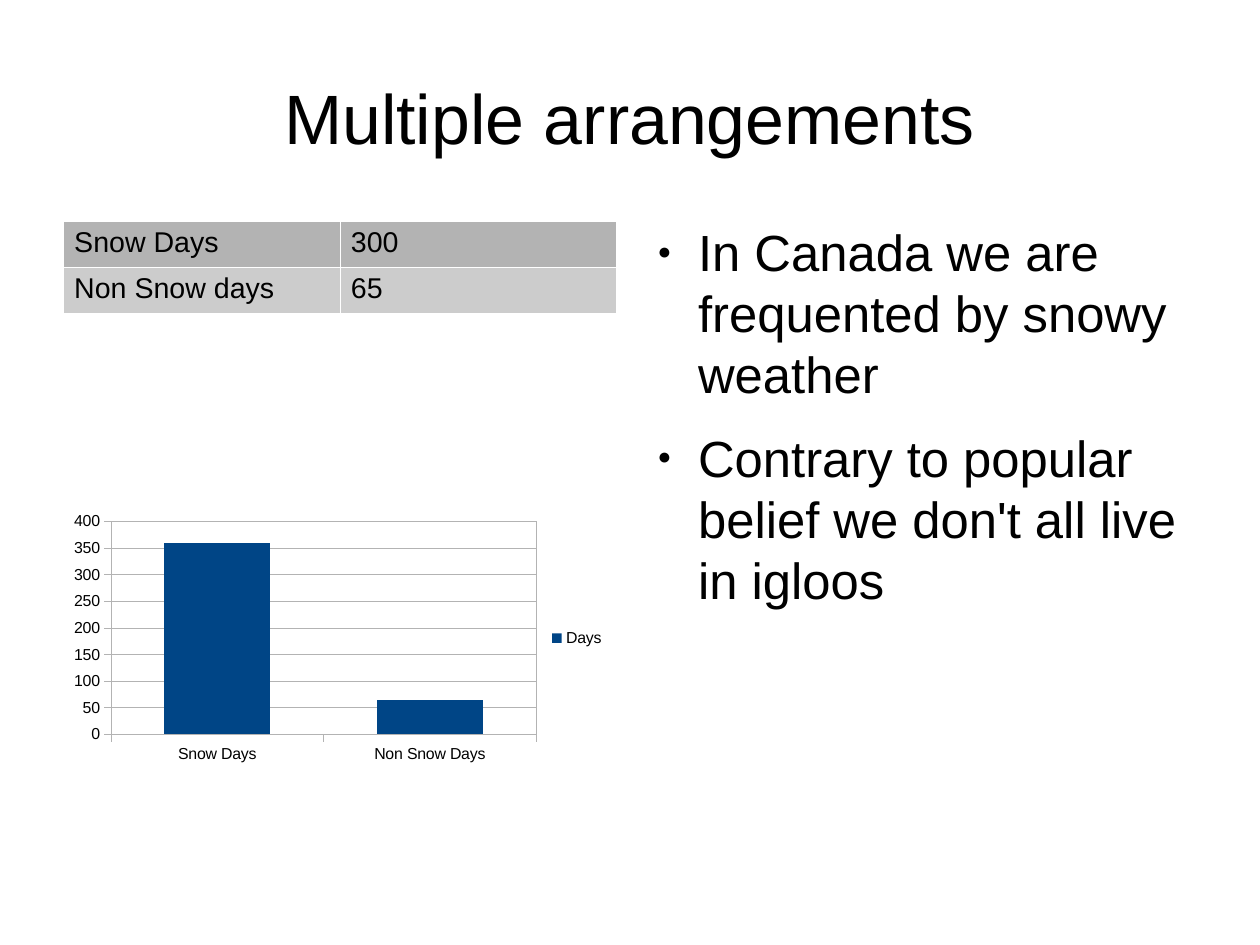
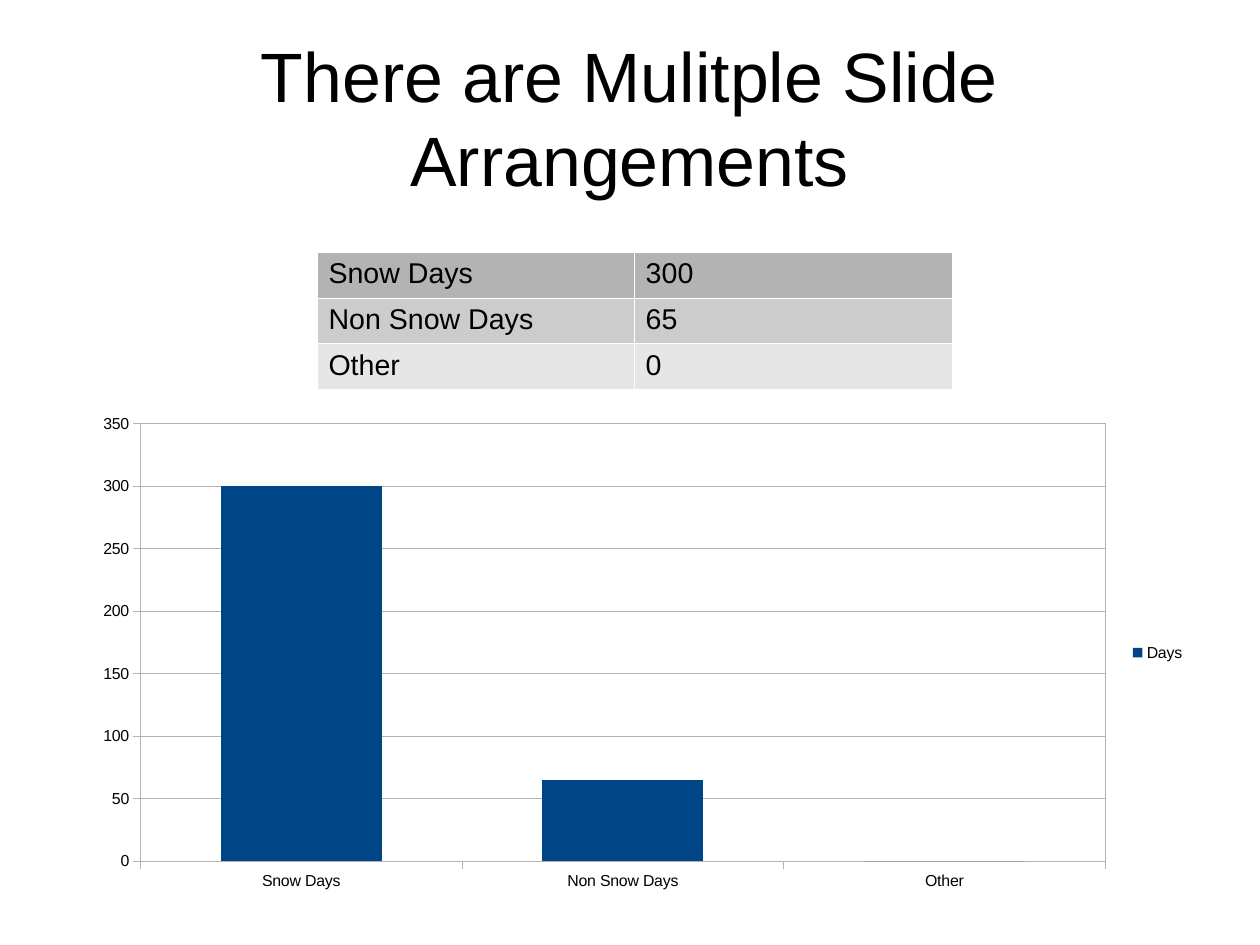
Before and after one commit to SMUCSM/UgandaV, a slide deck: slide 4 of Presentations101.odp (slide 3 before the commit). Drawn at 1260x945 pixels with LibreOffice and Linux fonts; fonts in the diff are those of the drawing. Boxes give left, top, right and bottom in pixels: in the first picture for what was removed or moved away, otherwise in the second. Text is boxed around its words. In the diff, an @@ line names an element or a change of style, - is before the commit and + after.

```diff
--- a/Presentations101.odp
+++ b/Presentations101.odp
@@ title at (261, 51, 998, 199): text changed @@
-Multiple arrangements
+There are Mulitple Slide Arrangements
@@ text removed at (698, 234, 1176, 609) @@
-● In Canada we are frequented by snowy weather
-● Contrary to popular belief we don't all live in igloos
@@ table at (318, 252, 954, 383) @@
-row 2: Non Snow days | 65
+row 2: Non Snow Days | 65
+row 3: Other | 0
@@ table: place and size @@
-table at (63, 221, 616, 308)
+table at (318, 252, 954, 383)
@@ column chart at (81, 405, 1197, 900) @@
-categories: Snow Days, Non Snow Days
+categories: Snow Days, Non Snow Days, Other
-Days: 360, 60
+Days: 300, 65, 0
@@ column chart: place and size @@
-column chart at (63, 508, 616, 769)
+column chart at (81, 405, 1197, 900)
```
Also in this commit, not shown: 1 other slide changed, 3 slides added, 2 slides removed.
